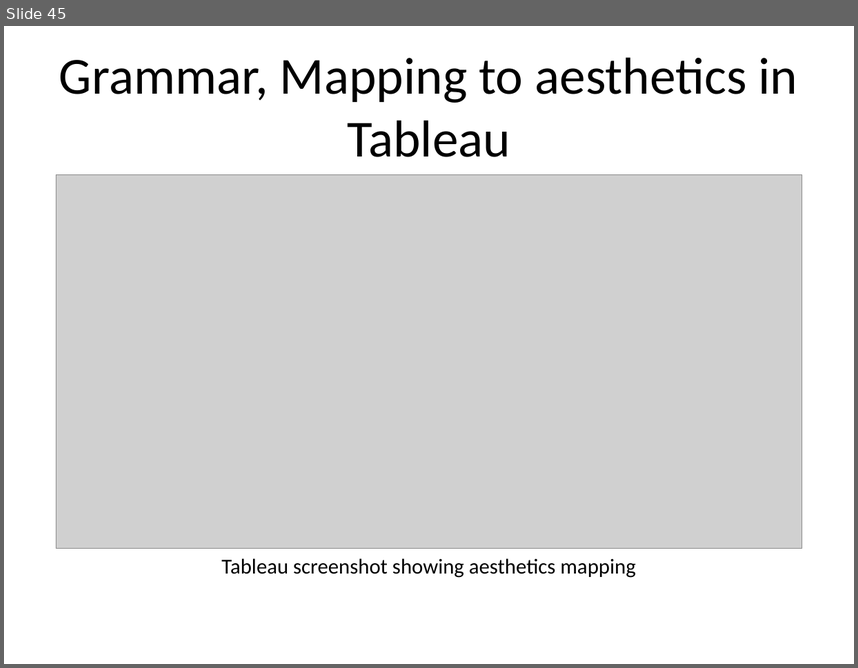
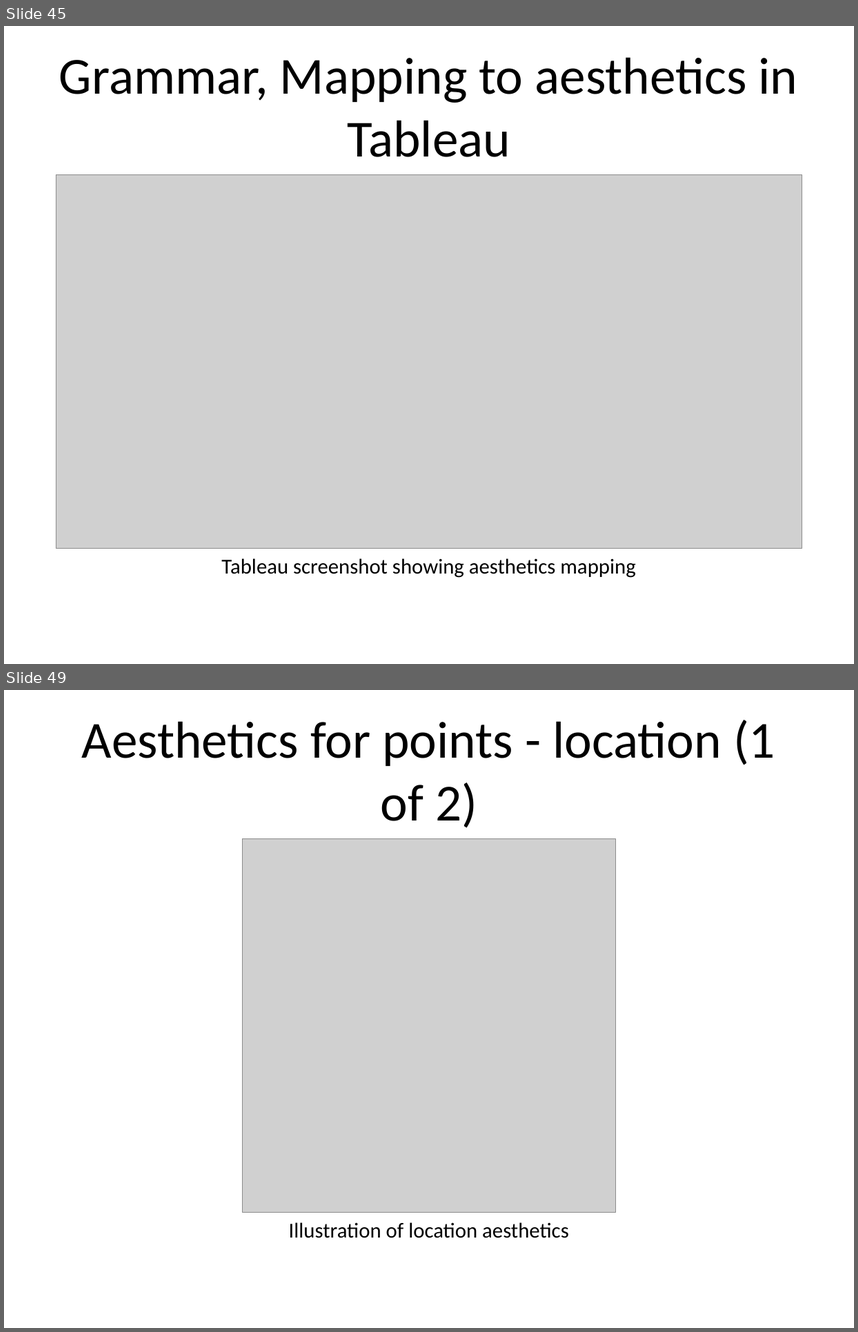
Before and after one commit to pmean/data-visualization, a slide deck: data-viz-01/src/complete-lecture.pptx. Shown one above the other, each under a label of ours: slide 45 before the commit, slides 45 and 49 after it; the slides between them are not shown. The pictures are 858x668 and 858x1332 pixels, drawn with LibreOffice and Linux fonts; fonts in the diff are those of the drawing; grey boxes stand for pictures. Boxes give left, top, right and bottom in pixels: in the first picture for what was removed or moved away, otherwise in the second. Text is boxed around its words. In the diff, an @@ line names an element or a change of style, - is before the commit and + after.

```diff
--- a/data-viz-01/src/complete-lecture.pptx
+++ b/data-viz-01/src/complete-lecture.pptx
@@ slide 49 added at box(4, 690, 854, 1328), background #FFFFFF @@
@@ title added at box(82, 720, 775, 828), 44 pt, text #000000 @@
+Aesthetics for points - location (1 of 2)
@@ picture added at box(243, 839, 616, 1212) @@
@@ text added at box(289, 1222, 569, 1238), 18 pt, text #000000 @@
+Illustration of location aesthetics
```
Also in this commit, not shown: 36 other slides added, 22 other files.
